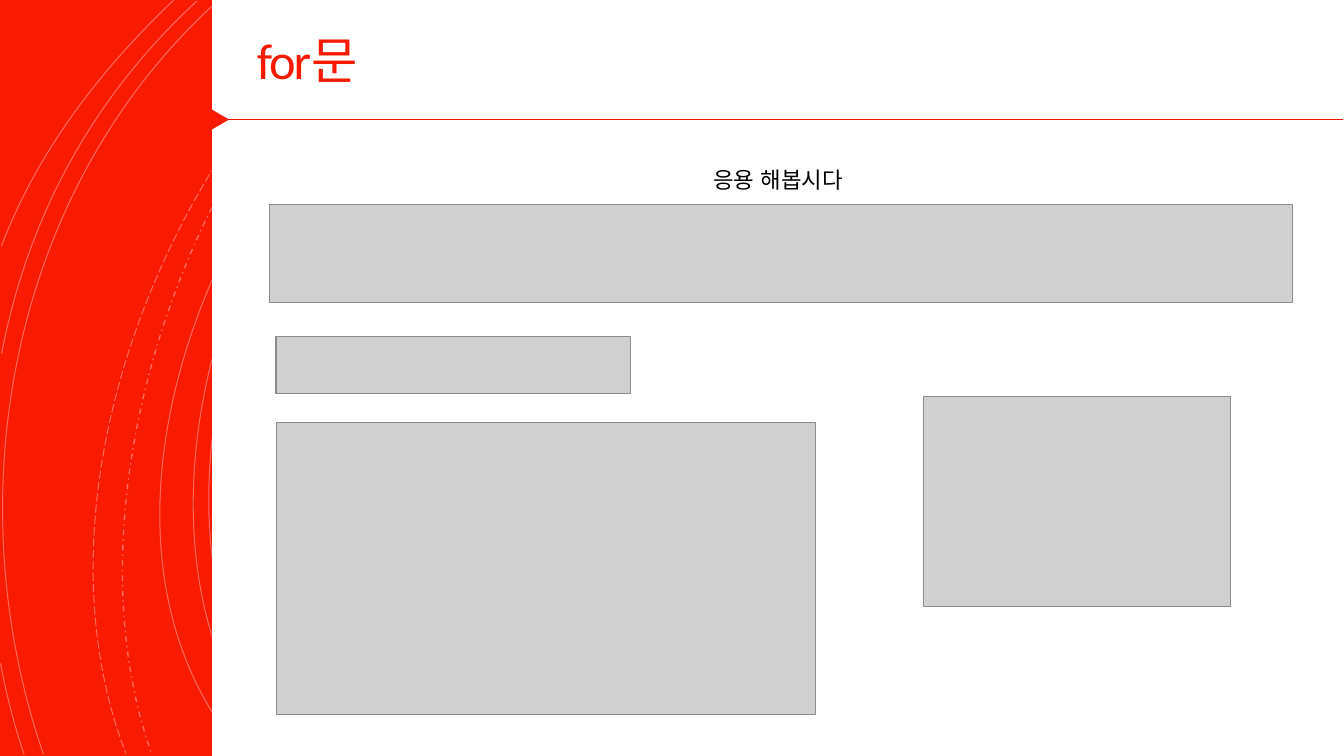
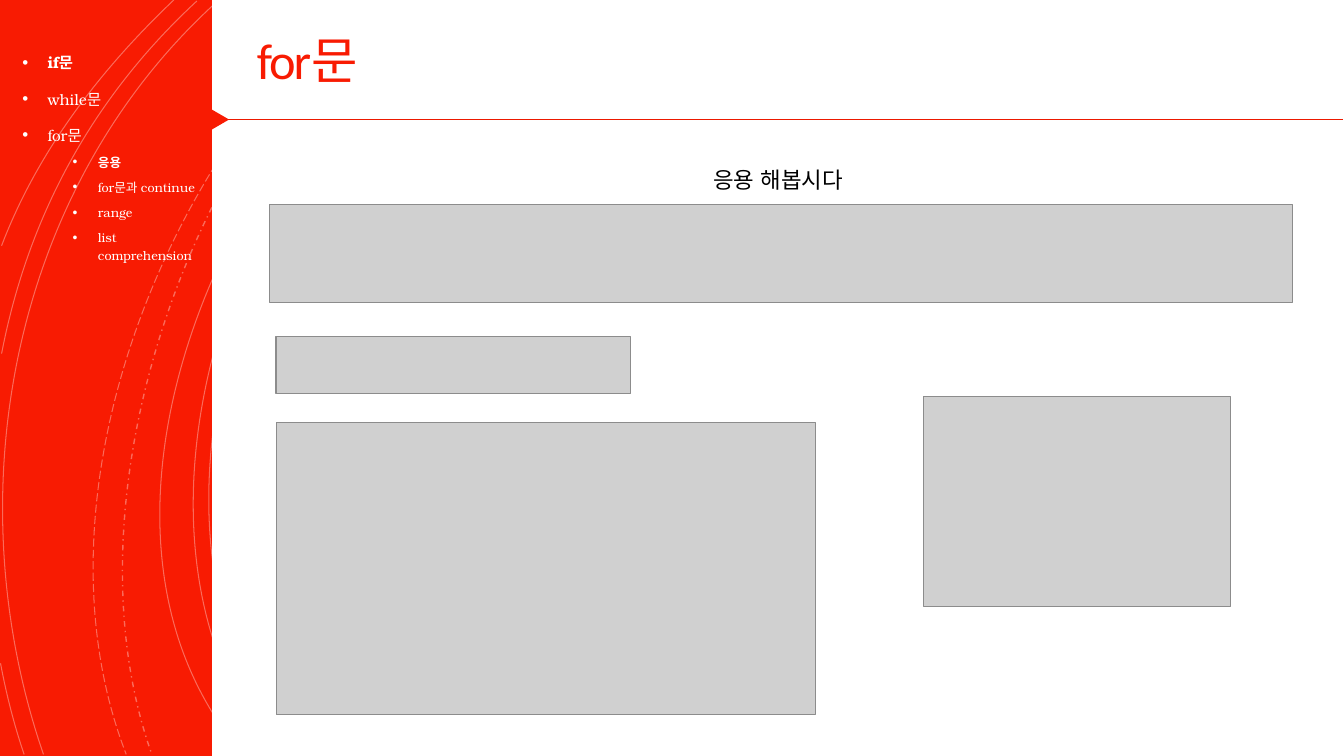
Before and after one commit to Valentine117/python_basic_class, a slide deck: slide 24 of 03장 프로그램의 구조를 쌓는다_제어문.pptx. Drawn at 1344x756 pixels with LibreOffice and Linux fonts; fonts in the diff are those of the drawing; grey boxes stand for pictures. Boxes give left, top, right and bottom in pixels: in the first picture for what was removed or moved away, otherwise in the second. Text is boxed around its words. In the diff, an @@ line names an element or a change of style, - is before the commit and + after.

```diff
--- a/03장 프로그램의 구조를 쌓는다_제어문.pptx
+++ b/03장 프로그램의 구조를 쌓는다_제어문.pptx
@@ text added at [48, 55, 195, 264], 9 pt, text #FFFFFF @@
+• if문
+• while문
+• for문
+  • 응용
+  • for문과 continue
+  • range
+  • list comprehension
```
Also in this commit, not shown: 5 other slides changed, 2 slides added, 2 slides removed.
